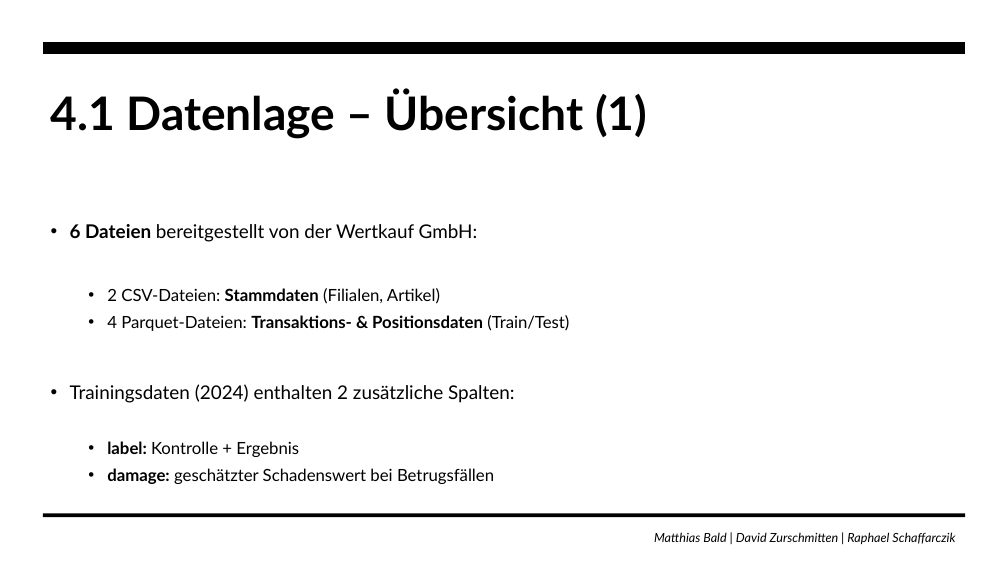
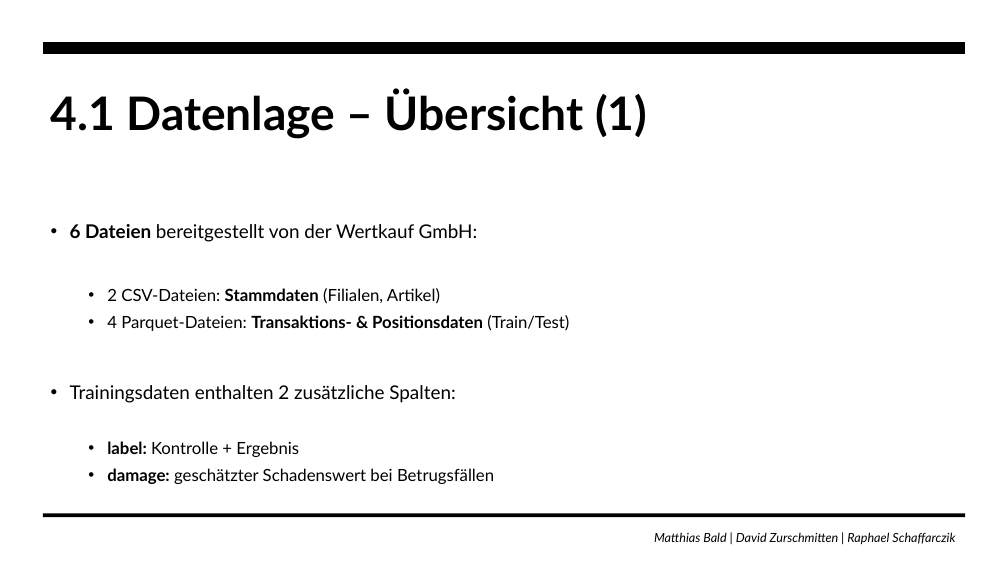
Before and after one commit to zurdavid/projektpraktikum-datascience, a slide deck: slide 17 of Präsentation_Bald.pptx. Drawn at 1008x567 pixels with LibreOffice and Linux fonts; fonts in the diff are those of the drawing; background and template pictures are left out. Boxes give left, top, right and bottom in pixels: in the first picture for what was removed or moved away, otherwise in the second. Text is boxed around its words. In the diff, an @@ line names an element or a change of style, - is before the commit and + after.

```diff
--- a/Präsentation_Bald.pptx
+++ b/Präsentation_Bald.pptx
@@ text at box(70, 385, 455, 403): text changed @@
-• Trainingsdaten (2024) enthalten 2 zusätzliche Spalten:
+• Trainingsdaten enthalten 2 zusätzliche Spalten:
```
Also in this commit, not shown: 8 other slides changed, 3 slides added.
